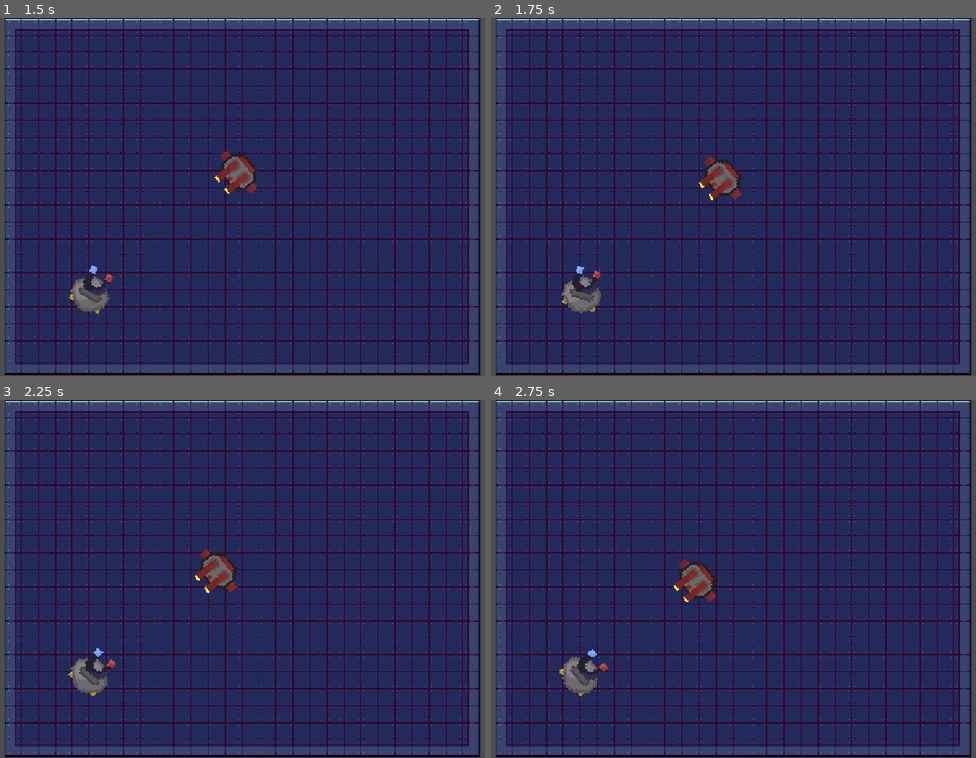
Above: before the commit, frames 1-4 (two rows, left to right).
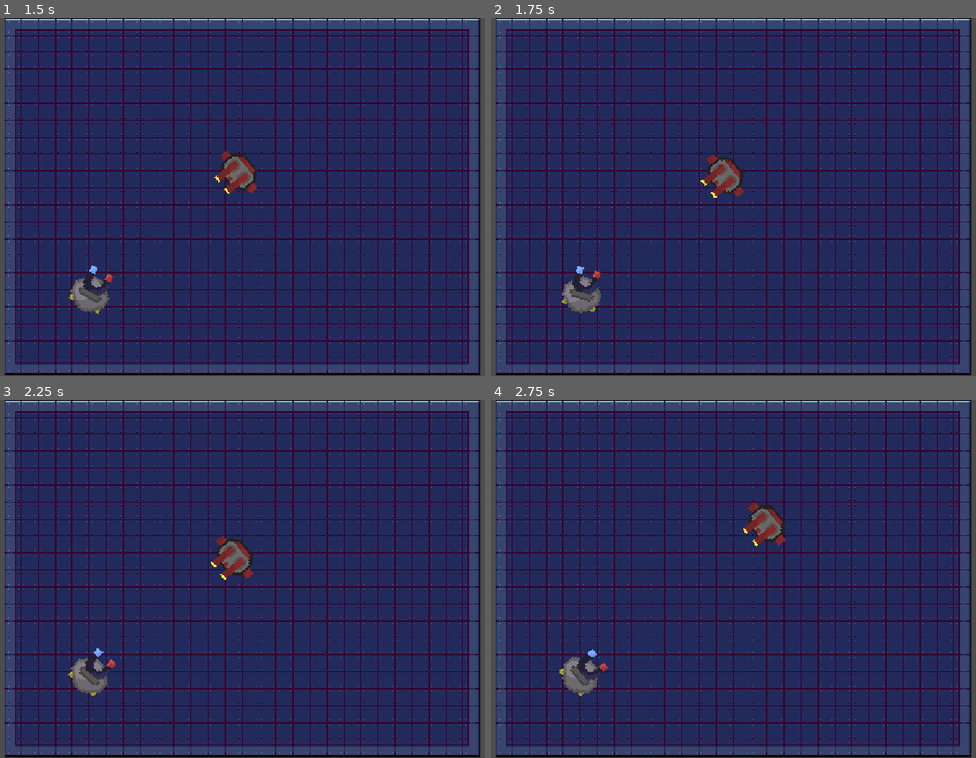
Above: after the commit, the same moments.

Repository: FazalThe/magslam
Game: Godot game, scene res://main.tscn
Two runs of this game, one before a commit and one after it. Both use one fixed random seed, a clock stepped at 60 frames per second and the inputs below.
Inputs (mouse positions are in pixels of both pictures, inside the frame that each line leads up to):
- Up to frame 1 (1.5 s): tap Enter at 0.5 s; move the mouse to (378, 179) at 0.52 s; hold Right 0.53-1.28 s; tap A (A) at 0.6 s; click (378, 179) at 0.67 s; tap D (D) at 0.8, 1.35 s; move the mouse to (111, 214) at 1.27 s; hold Down from 1.28 s (still down)
- Up to frame 2 (1.75 s): keep holding Down; click (602, 214) at 1.55 s
- Up to frame 3 (2.25 s): move the mouse to (300, 500) at 2.02 s; release Down at 2.03 s; press the mouse at (300, 500) at 2.03 s; hold Right from 2.03 s (still down)
- Up to frame 4 (2.75 s): keep holding Right; right-click (791, 500) at 2.3 s

Frame 1 is identical in both runs. In frame 2, 0.4% of the frame differs, in the area x 42-53%, y 38-51%; in frame 3, 1.1%; in frame 4, 1.4%, in the area x 37-61%, y 28-57%.

Commit message:
made collison shape to sector

Diff:
--- a/area_2d.gd
+++ b/area_2d.gd
@@ -1,11 +1,16 @@
 extends Area2D
 
-const force = 800
+const rforce = 800
+const aforce = 700
 
 # Called when the node enters the scene tree for the first time.
 func _physics_process(delta: float) -> void:
 	if Input.is_action_pressed("Left"):
-		print("leftpress")
 		for body: RigidBody2D in get_overlapping_bodies():
 			var dir = global_position.direction_to(body.global_position)
-			body.apply_central_force(force*dir)
+			body.apply_central_force(aforce*dir)
+
+	if Input.is_action_pressed("Right"):
+		for body: RigidBody2D in get_overlapping_bodies():
+			var dir = -global_position.direction_to(body.global_position)
+			body.apply_central_force(rforce*dir)
--- a/player.tscn
+++ b/player.tscn
@@ -6,9 +6,6 @@
 
 [sub_resource type="CircleShape2D" id="CircleShape2D_4flbx"]
 radius = 65.0
-
-[sub_resource type="CircleShape2D" id="CircleShape2D_onrkg"]
-radius = 366.11063
 
 [node name="CharacterBody2D" type="CharacterBody2D"]
 script = ExtResource("1_onrkg")
@@ -28,5 +25,5 @@
 collision_mask = 2
 script = ExtResource("3_i3pqv")
 
-[node name="CollisionShape2D" type="CollisionShape2D" parent="Area2D"]
-shape = SubResource("CircleShape2D_onrkg")
+[node name="CollisionPolygon2D" type="CollisionPolygon2D" parent="Area2D"]
+polygon = PackedVector2Array(0, 0, 600, -350, 750, 0, 600, 350)
Not shown: 1 places in player.tscn that only renumber resources
